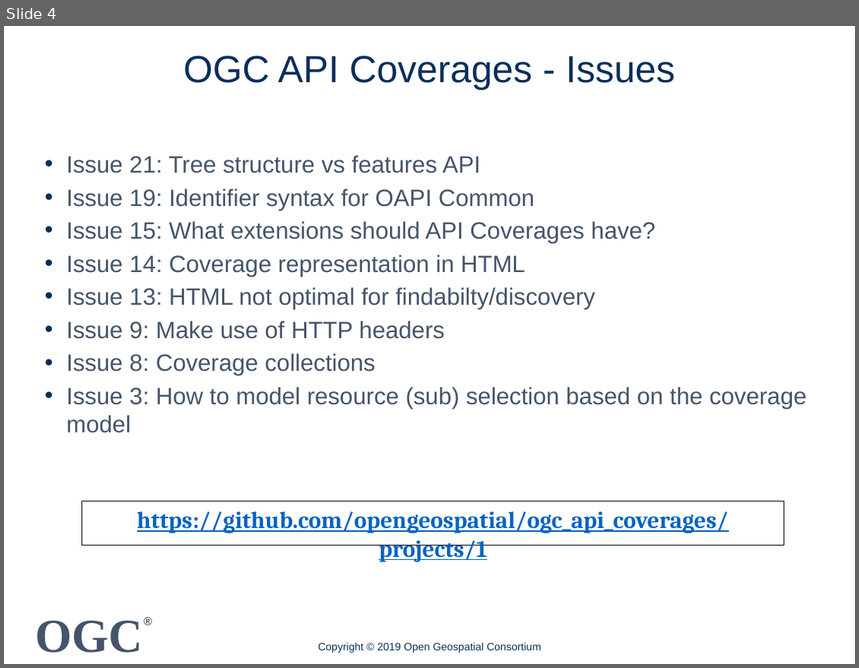
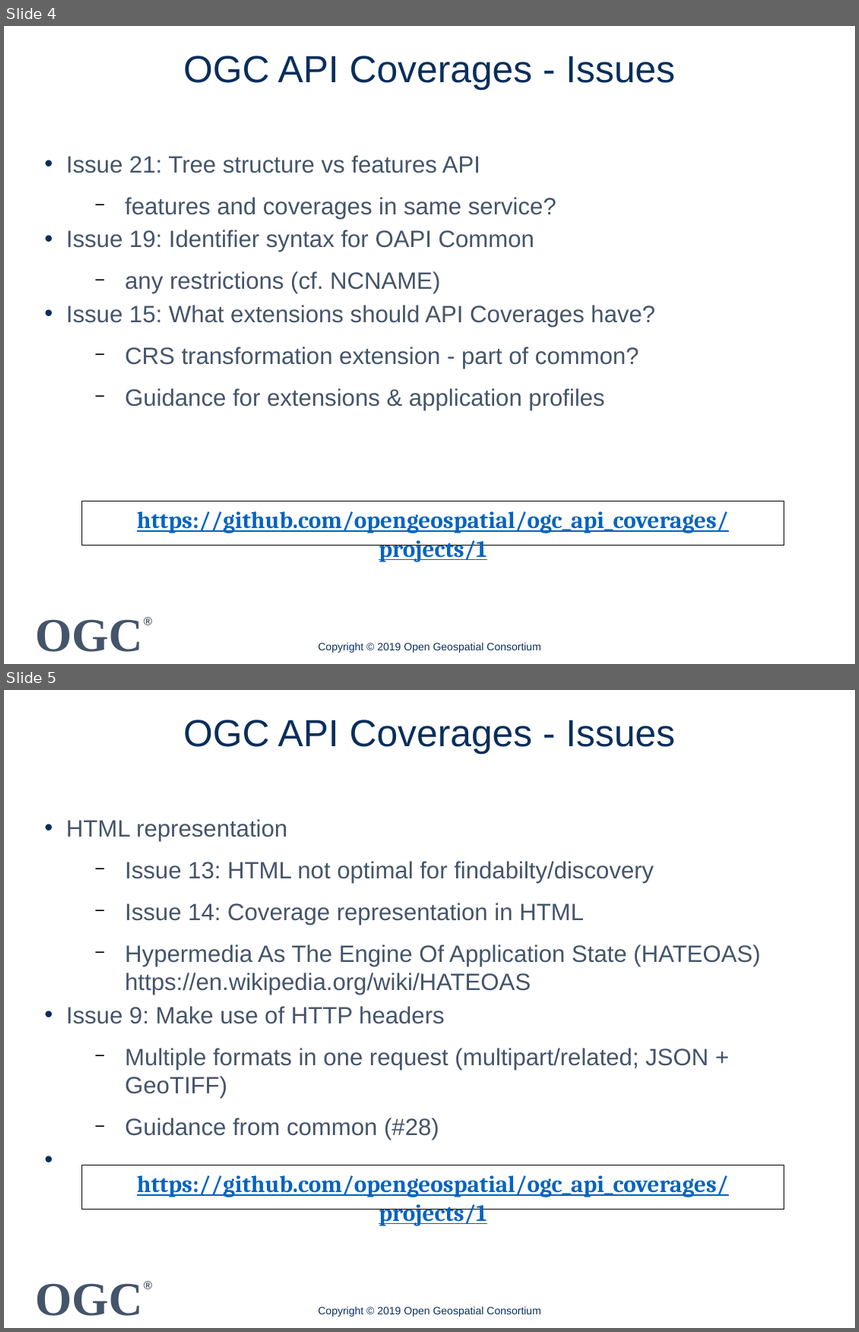
Before and after one commit to spacebel/OGC-API-Hackathon-2019, a slide deck: Presentations/OGC API Coverage 20190620.pptx. Shown one above the other, each under a label of ours: slide 4 before the commit, slides 4 and 5 after it. The pictures are 859x668 and 859x1332 pixels, drawn with LibreOffice and Linux fonts; fonts in the diff are those of the drawing; background and template pictures are left out. Boxes give left, top, right and bottom in pixels: in the first picture for what was removed or moved away, otherwise in the second. Text is boxed around its words. In the diff, an @@ line names an element or a change of style, - is before the commit and + after.

Commit message:
Review of coverages presentatoin.

```diff
--- a/Presentations/OGC API Coverage 20190620.pptx
+++ b/Presentations/OGC API Coverage 20190620.pptx
@@ slide 5 added at bbox=[4, 690, 855, 1328], background #FFFFFF; not listed: 2 template elements that a slide beside it also shows @@
@@ text added at bbox=[183, 720, 675, 755], 32 pt, text #092E5C @@
+OGC API Coverages - Issues
@@ text added at bbox=[66, 819, 760, 1136], 20 pt, text #44546A @@
+• HTML representation
+  − Issue 13: HTML not optimal for findabilty/discovery
+  − Issue 14: Coverage representation in HTML
+  − Hypermedia As The Engine Of Application State (HATEOAS) https://en.wikipedia.org/wiki/HATEOAS
+• Issue 9: Make use of HTTP headers
+  − Multiple formats in one request (multipart/related; JSON + GeoTIFF)
+  − Guidance from common (#28)
@@ rectangle added at bbox=[82, 1165, 785, 1209], outline #000000 0.75 pt, 20 pt, text #0563C1, bold, underline @@
+https://github.com/opengeospatial/ogc_api_coverages/projects/1
@@ text added at bbox=[318, 1307, 541, 1317], 9 pt, text #092E5C @@
+Copyright © 2019 Open Geospatial Consortium
@@ slide 4 changed as well @@
@@ text at bbox=[66, 155, 655, 327]: indent changed @@
@@ text at bbox=[125, 197, 557, 219]: paragraph added @@
+  − features and coverages in same service?
@@ text at bbox=[125, 271, 440, 294]: paragraph added @@
+  − any restrictions (cf. NCNAME)
@@ text at bbox=[125, 347, 639, 411]: text changed @@
-• Issue 14: Coverage representation in HTML
-• Issue 13: HTML not optimal for findabilty/discovery
-• Issue 9: Make use of HTTP headers
-• Issue 8: Coverage collections
-• Issue 3: How to model resource (sub) selection based on the coverage model
+  − CRS transformation extension - part of common?
+  − Guidance for extensions & application profiles
```
Also in this commit, not shown: 3 other slides changed, 1 other slide added, 1 other file.
